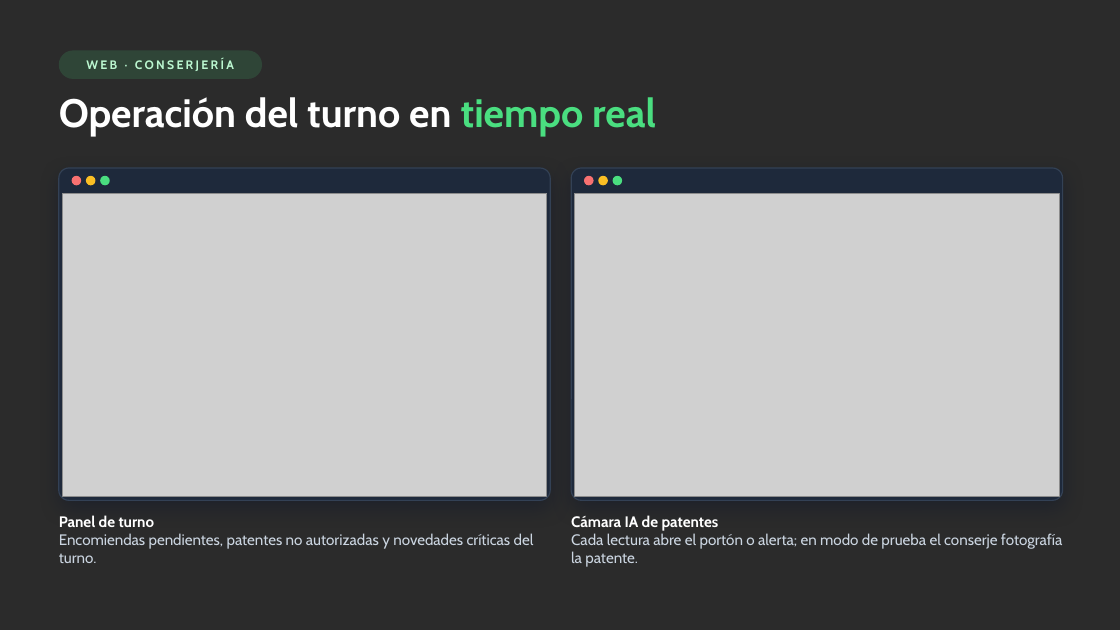
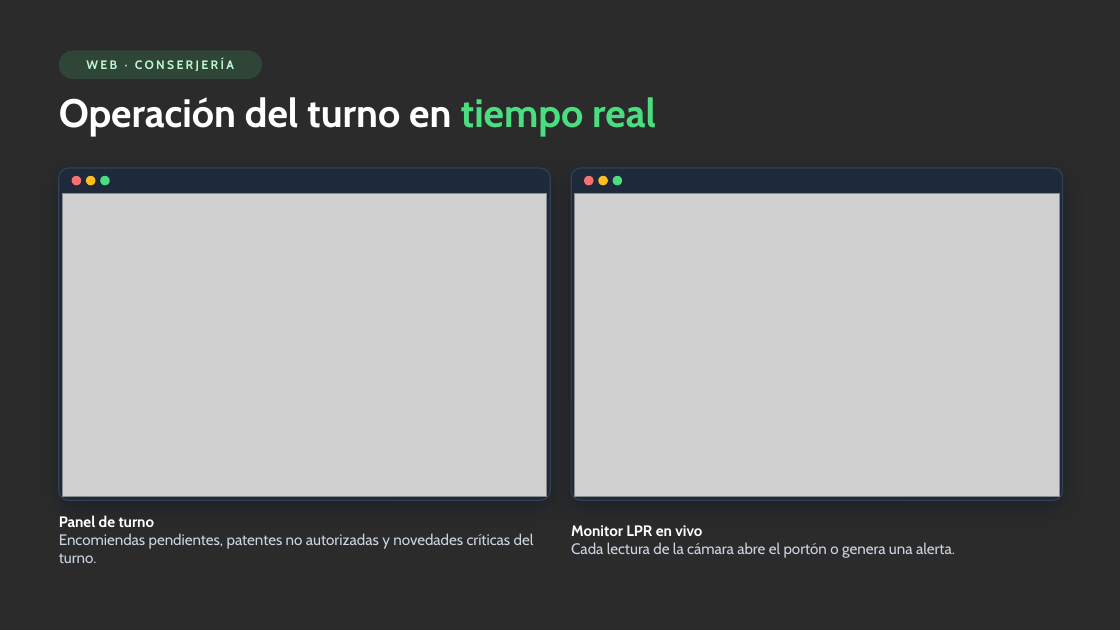
Before and after one commit to Ela04/Capstone, a slide deck: slide 7 of Fase 2/Evidencias Proyecto/Presentación Proyecto Fase 2.pptx. Drawn at 1120x630 pixels with LibreOffice and Linux fonts; fonts in the diff are those of the drawing; grey boxes stand for pictures; background and template pictures are left out; a plain dark background stands for a picture behind light text. Boxes give left, top, right and bottom in pixels: in the first picture for what was removed or moved away, otherwise in the second. Text is boxed around its words. In the diff, an @@ line names an element or a change of style, - is before the commit and + after.

```diff
--- a/Fase 2/Evidencias Proyecto/Presentación Proyecto Fase 2.pptx
+++ b/Fase 2/Evidencias Proyecto/Presentación Proyecto Fase 2.pptx
@@ text at (571,525,955,558): text changed @@
-Cámara IA de patentes
-Cada lectura abre el portón o alerta; en modo de prueba el conserje fotografía la patente.
+Monitor LPR en vivo
+Cada lectura de la cámara abre el portón o genera una alerta.
```
Also in this commit, not shown: 6 other slides changed.
